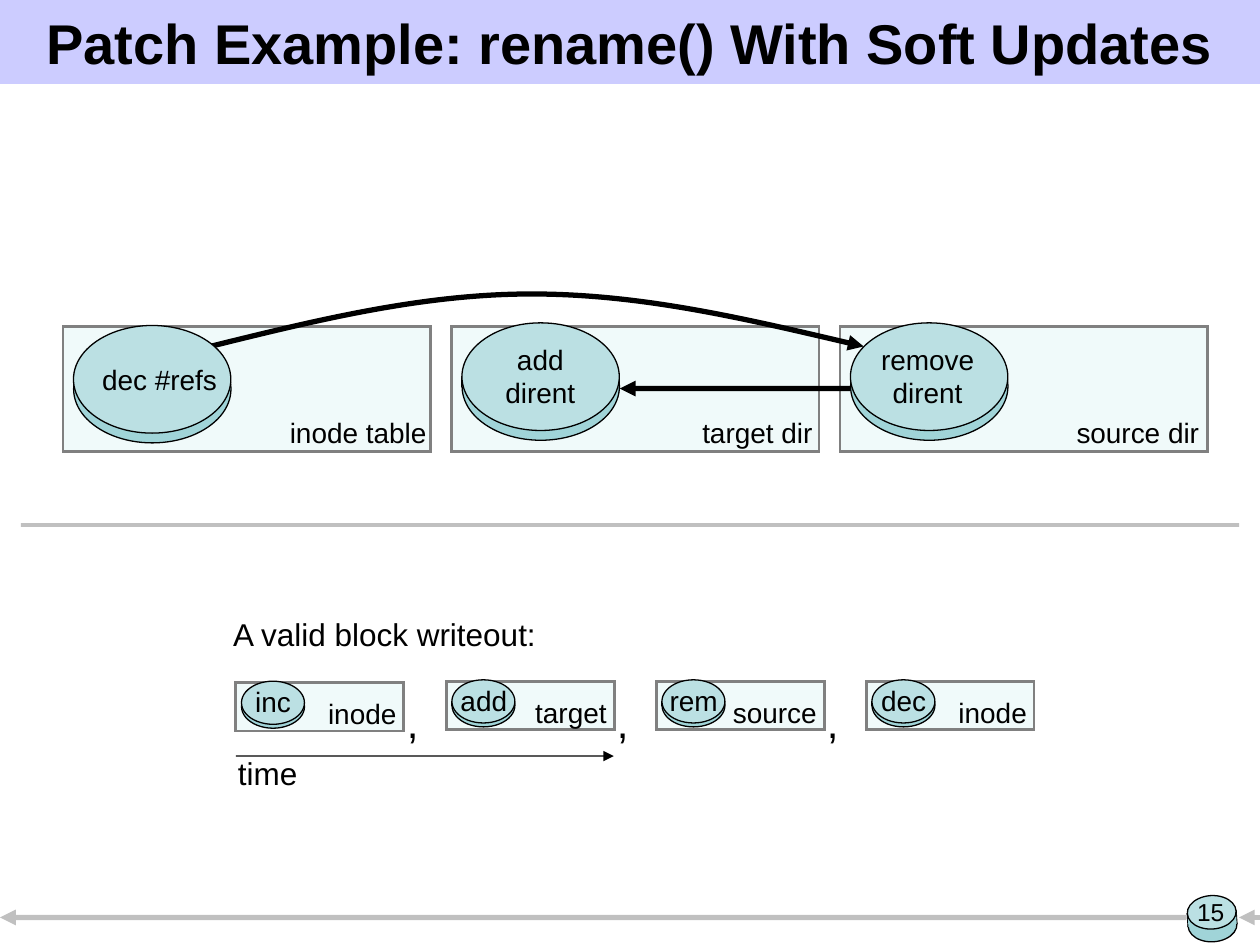
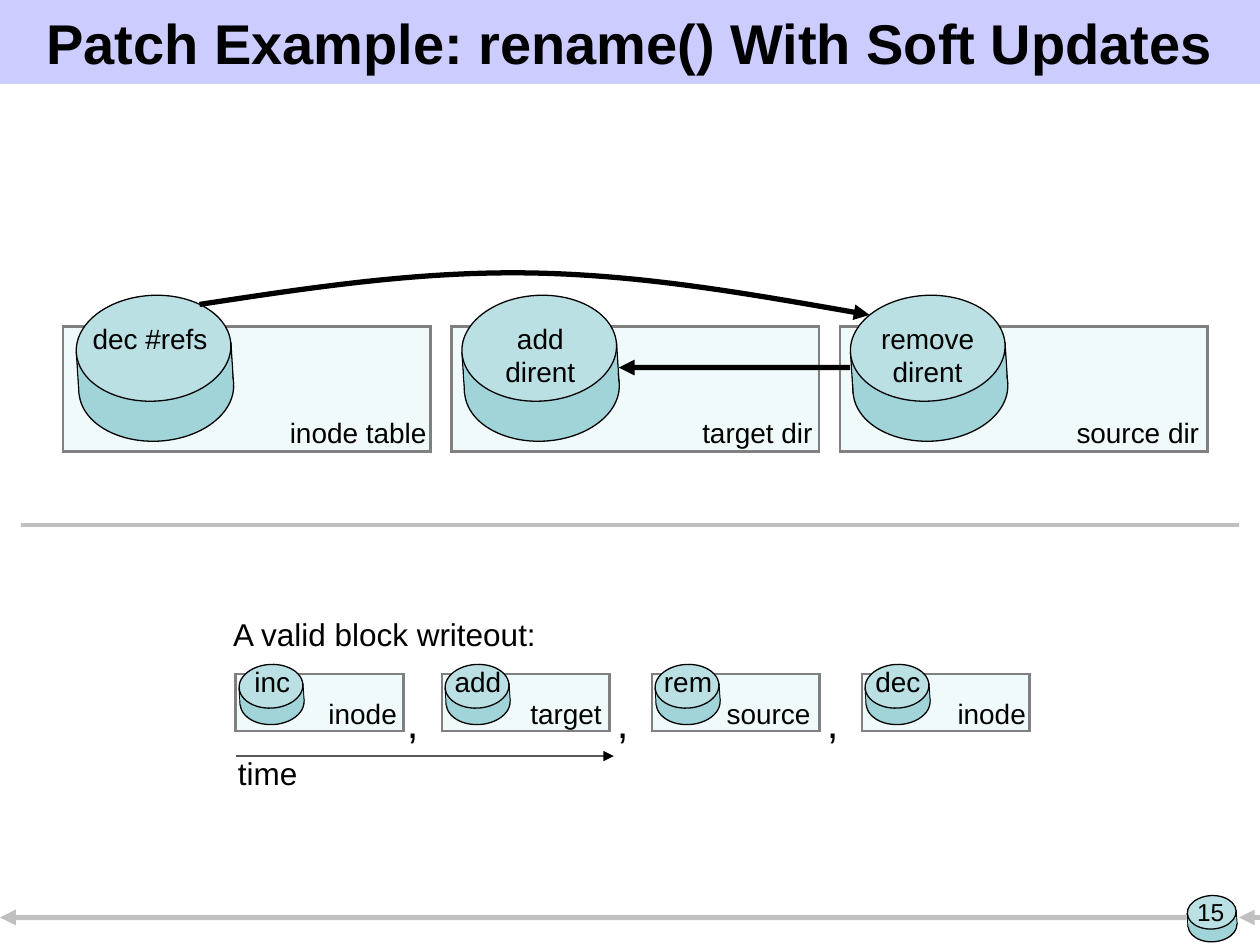
Before and after one commit to ucla-readable/fstitch-doc, a slide deck: slide 15 of sosp/pres.ppt. Drawn at 1260x945 pixels with LibreOffice and Linux fonts; fonts in the diff are those of the drawing. Boxes give left, top, right and bottom in pixels: in the first picture for what was removed or moved away, otherwise in the second. Text is boxed around its words. In the diff, an @@ line names an element or a change of style, - is before the commit and + after.

Commit message:
Revert to e48819c1fccedc65bc6fd3e7aae8819ba793f86e (Remove crash todo...) to move from thin back to thick patches.

```diff
--- a/sosp/pres.ppt
+++ b/sosp/pres.ppt
@@ freeform shape: place and size @@
-freeform shape at <box>210,294,864,346</box>
+freeform shape at <box>199,271,869,315</box>
@@ text "dec #refs": place and size @@
-text "dec #refs" at <box>102,369,217,391</box>
+text "dec #refs" at <box>93,328,207,350</box>
@@ 3 texts, 1 arrow: place and size @@
-3 texts, 1 arrow at <box>255,349,974,713</box>
+3 texts, 1 arrow at <box>254,328,974,693</box>
@@ 3 texts: place and size @@
-3 texts at <box>460,690,926,716</box>
+3 texts at <box>455,671,920,693</box>
@@ rectangle: place and size @@
-rectangle at <box>236,683,403,732</box>
+rectangle at <box>236,674,403,731</box>
@@ rectangle: place and size @@
-rectangle at <box>446,682,614,731</box>
+rectangle at <box>442,674,610,731</box>
@@ rectangle: place and size @@
-rectangle at <box>656,682,824,731</box>
+rectangle at <box>651,674,819,731</box>
@@ rectangle: place and size @@
-rectangle at <box>867,682,1034,731</box>
+rectangle at <box>862,674,1029,731</box>
@@ rotation 0 to 356 degrees in 28 elements at <box>462,331,623,445</box>, <box>850,331,1011,445</box>, <box>77,331,237,445</box>, <box>240,679,306,726</box>, <box>655,679,722,726</box>, <box>445,679,511,726</box>, <box>864,679,931,726</box>, <box>238,662,305,710</box>, <box>654,662,721,710</box>, <box>864,662,931,710</box>, <box>444,662,510,710</box>, <box>460,291,620,405</box>, <box>848,291,1008,405</box>, <box>74,291,235,405</box>, <box>463,344,619,394</box>, <box>852,344,1008,394</box>, <box>77,344,233,394</box>, <box>239,685,303,705</box>, <box>446,685,509,705</box>, <box>656,685,720,705</box>, <box>865,685,929,705</box>, <box>463,343,620,393</box>, <box>851,343,1008,393</box>, <box>239,683,304,704</box>, <box>77,343,234,393</box>, <box>446,683,511,704</box>, <box>655,683,720,704</box>, <box>865,683,930,704</box> @@
@@ alignment right to left in 3 elements at <box>958,703,1026,725</box>, <box>530,706,601,729</box>, <box>727,709,811,725</box> @@
```
Also in this commit, not shown: 18 other slides changed, 2 slides added, 1 slide removed.
